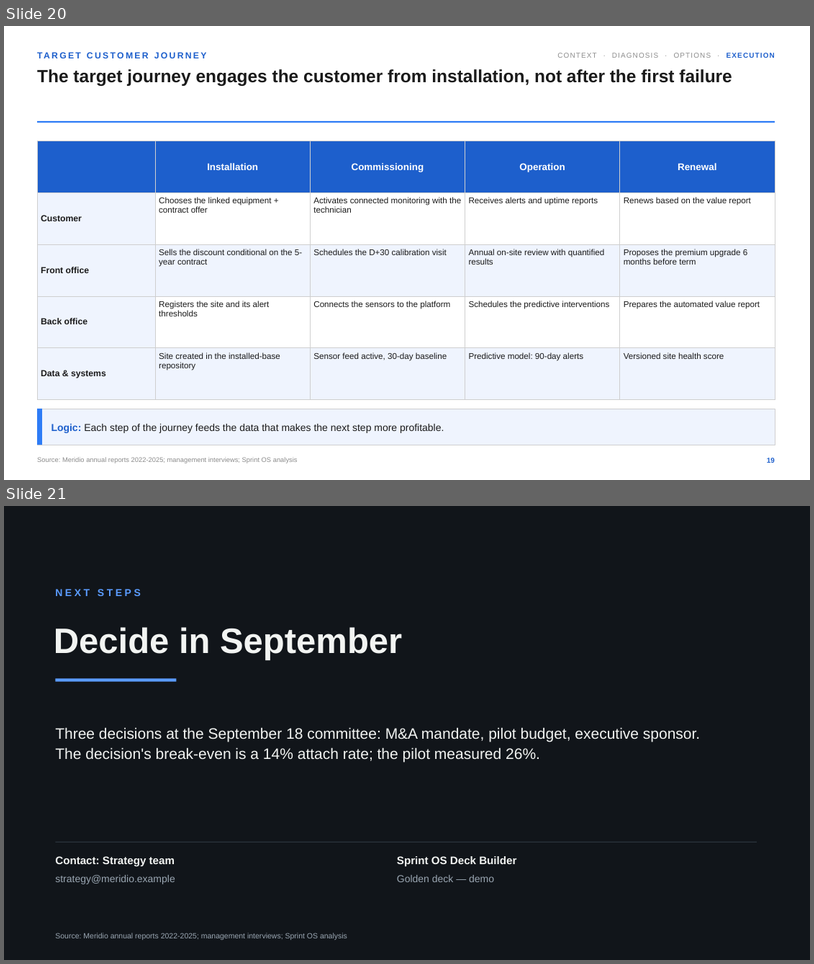
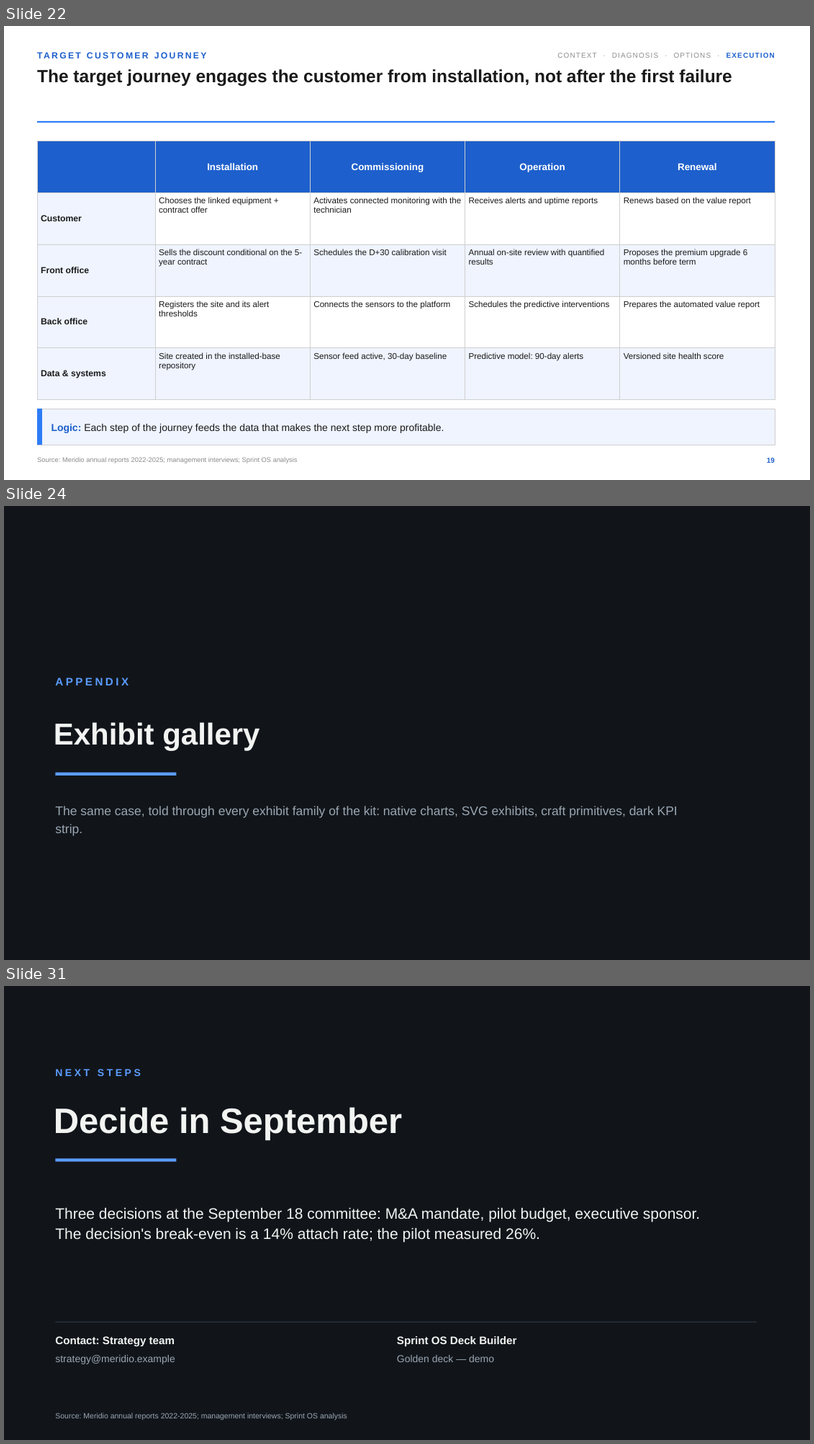
Before and after one commit to benkothmane-debug/sprintospptx, a slide deck: examples/golden-deck.pptx. Shown one above the other, each under a label of ours: slides 20 and 21 before the commit, slides 22, 24 and 31 after it; the slides between them are not shown. The pictures are 814x964 and 814x1444 pixels, drawn with LibreOffice and Linux fonts; fonts in the diff are those of the drawing. Boxes give left, top, right and bottom in pixels: in the first picture for what was removed or moved away, otherwise in the second. Text is boxed around its words. In the diff, an @@ line names an element or a change of style, - is before the commit and + after.

Commit message:
Release v1.3.0: golden deck 31 slides (structure pages + exhibit gallery)

```diff
--- a/examples/golden-deck.pptx
+++ b/examples/golden-deck.pptx
@@ slide 24 added at [4, 506, 810, 960], background #11151A @@
@@ text added at [55, 677, 129, 685], 13 pt, text #5B9CFF, bold @@
+APPENDIX
@@ text added at [54, 722, 260, 751], 36 pt, text #F2F4F2, bold @@
+Exhibit gallery
@@ rectangle added at [55, 772, 176, 775], fill #5B9CFF @@
@@ text added at [55, 806, 678, 836], 15 pt, text #9AA6B2 @@
+The same case, told through every exhibit family of the kit: native charts, SVG exhibits, craft primitives, dark KPI strip.
@@ what was slide 20 is now slide 22 @@
@@ what was slide 21 is now slide 31 @@
```
Also in this commit, not shown: 5 slides changed, 9 other slides added, 5 other files.
